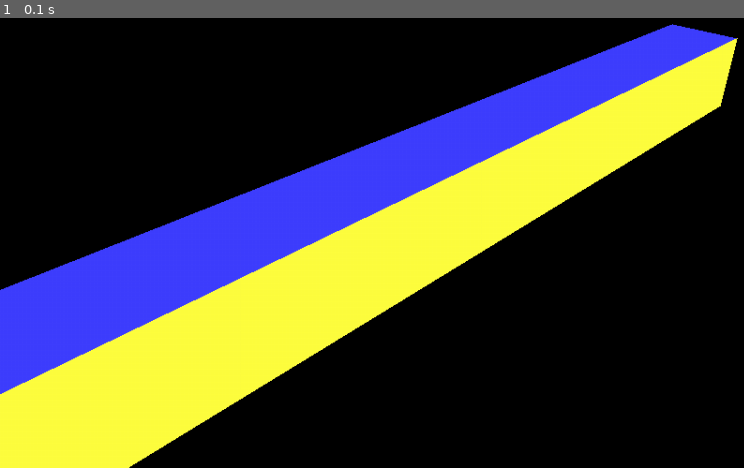
Above: before the commit, frame 1.
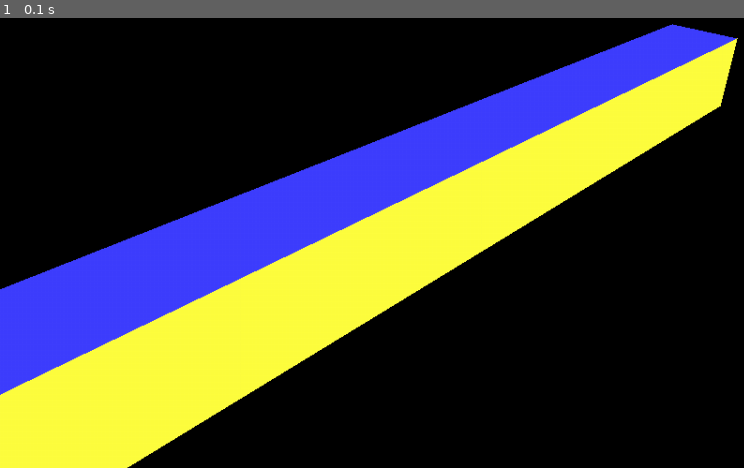
Above: after the commit, the same moment.

Repository: mooinglemur/2RX16
Game: pygame game, started from scripts/pygame-3d-scene.py
The game is run twice, just before and just after one commit, with the same random seed, the same clock (stepped at 60 frames per second) and the same inputs.
Inputs:
- Up to frame 1 (0.1 s): no input

The runs differ from the first frame. In frame 1, 0.6% of the frame differs, in the area x 0-99%, y 4-100%.

Commit message:
cleanup and clipping against one side of the screen

Diff:
--- a/scripts/pygame-3d-scene.py
+++ b/scripts/pygame-3d-scene.py
@@ -417,43 +417,130 @@
             y_proj = new_y * scale + center_offset[1]
             z_proj = new_z * scale
 
-            projected_vertices.append((round(x_proj), round(y_proj)))
+            # Note: we also flip the y here!
+            projected_vertices.append((round(x_proj), screen_height - round(y_proj)))
 
         projected_object['vertices'] = projected_vertices
 
         projected_objects[current_object_name] = projected_object
 
     return projected_objects
+
+LEFT_EDGE_X = 0
+RIGHT_EDGE_X = 320
+TOP_EDGE_Y = 0
+BOTTOM_EDGE_Y = 200
+
+def is_2d_vertex_inside_edge(vertex, edge_name):
+
+    x = vertex[0]
+    y = vertex[1]
+
+    vertex_is_inside = True
+
+    if edge_name == 'LEFT':
+        if x < LEFT_EDGE_X:
+            vertex_is_inside = False
+    elif edge_name == 'RIGHT':
+        if x >= RIGHT_EDGE_X:
+            vertex_is_inside = False
+    elif edge_name == 'TOP':
+        if y < TOP_EDGE_Y:
+            vertex_is_inside = False
+    elif edge_name == 'BOTTOM':
+        if y >= BOTTOM_EDGE_Y:
+            vertex_is_inside = False
+
+    return vertex_is_inside
+
+
+def clip_2d_vertex_against_edge(inside_vertex, outside_vertex, edge_name):
+
+    if edge_name == 'LEFT':
+        percentage_to_keep = (inside_vertex[0] - LEFT_EDGE_X) / (inside_vertex[0] - outside_vertex[0])
+        y_clipped = inside_vertex[1] + (outside_vertex[1] - inside_vertex[1]) * percentage_to_keep
+        clipped_vertex = (LEFT_EDGE_X, y_clipped)
+    elif edge_name == 'RIGHT':
+# FIXME: should we do -1 here too?
+        percentage_to_keep = (RIGHT_EDGE_X - inside_vertex[0]) / (outside_vertex[0] - inside_vertex[0])
+        y_clipped = inside_vertex[1] + (outside_vertex[1] - inside_vertex[1]) * percentage_to_keep
+        clipped_vertex = (RIGHT_EDGE_X-1, y_clipped)
+    elif edge_name == 'TOP':
+        percentage_to_keep = (inside_vertex[1] - TOP_EDGE_Y) / (inside_vertex[1] - outside_vertex[1])
+        x_clipped = inside_vertex[0] + (outside_vertex[0] - inside_vertex[0]) * percentage_to_keep
+        clipped_vertex = (x_clipped, TOP_EDGE_Y)
+    elif edge_name == 'BOTTOM':
+# FIXME: should we do -1 here too?
+        percentage_to_keep = (BOTTOM_EDGE_Y - inside_vertex[1]) / (outside_vertex[1] - inside_vertex[1])
+        x_clipped = inside_vertex[0] + (outside_vertex[0] - inside_vertex[0]) * percentage_to_keep
+        clipped_vertex = (x_clipped, BOTTOM_EDGE_Y-1)
+
+    return clipped_vertex
+
 
 def clip_face_against_edge(non_clipped_face, non_clipped_vertices, edge_name):
     clipped_faces = []
     clipped_vertices = []
 
-    # FIXME: add logic checking against an EDGE! 0, 1 or 2 edges as output!
-    # FIXME: add logic checking against an EDGE! 0, 1 or 2 edges as output!
-    # FIXME: add logic checking against an EDGE! 0, 1 or 2 edges as output!
-
-    # FIXME: use edge_name!
-    # FIXME: use edge_name!
-    # FIXME: use edge_name!
-
-    new_clipped_face = copy.deepcopy(non_clipped_face)
-    new_clipped_face['vertex_indices'] = []
-    current_vertex_index = 0
-    for vertex_index in non_clipped_face['vertex_indices']:
-        non_clipped_vertex = non_clipped_vertices[vertex_index]
-
-        clipped_vertex = copy.deepcopy(non_clipped_vertex)
-
-        # FIXME: we need to adjust this vertex!
-
-        clipped_vertices.append(clipped_vertex)
-
-        new_clipped_face['vertex_indices'].append(current_vertex_index)
-        current_vertex_index += 1
-
-    # FIXME: we might need to add 0, 1 or 2!
-    clipped_faces.append(new_clipped_face)
+    # We need to check which of these vertices are INSIDE and OUTSIDE of the plane/edge we are clipping against
+
+    inside_vertices = []
+    outside_vertices = []
+    for vertex_index in range(3):
+        non_clipped_vertex = non_clipped_vertices[non_clipped_face['vertex_indices'][vertex_index]]
+
+        vertex_is_inside = is_2d_vertex_inside_edge(non_clipped_vertex, edge_name)
+
+        if vertex_is_inside:
+            # Since this is an inside vertex, there is no need to clip it, so we just copy it
+            inside_vertices.append(copy.deepcopy(non_clipped_vertex))
+        else:
+            # We clip the 2d vertex against the edge
+            outside_vertices.append(non_clipped_vertex)
+
+
+    if (len(inside_vertices) == 0):
+        # The triangle is completely outside the edge, we dont add it
+        pass
+    elif (len(inside_vertices) == 3):
+        # The triangle is completely inside the edge, we add it as-is
+        clipped_vertices += inside_vertices
+        clipped_face = copy.deepcopy(non_clipped_face)
+        clipped_face['vertex_indices'] = [0,1,2]
+        clipped_faces.append(clipped_face)
+    elif (len(inside_vertices) == 1):
+        # Out triangle gets shorter, so we return one smaller triangle
+        clipped_vertices.append(inside_vertices[0])
+        clipped_vertex_0 = clip_2d_vertex_against_edge(inside_vertices[0], outside_vertices[0], edge_name)
+        clipped_vertices.append(clipped_vertex_0)
+        clipped_vertex_1 = clip_2d_vertex_against_edge(inside_vertices[0], outside_vertices[1], edge_name)
+        clipped_vertices.append(clipped_vertex_1)
+        clipped_face = copy.deepcopy(non_clipped_face)
+# FIXME: we are NOT keeping the CORRECT ORDER of the vertices here!
+        clipped_face['vertex_indices'] = [0,1,2]
+        clipped_faces.append(clipped_face)
+    elif (len(inside_vertices) == 2):
+        # We have a quad we have to split into two triangles
+
+        # First triangle
+        clipped_vertices.append(inside_vertices[0])
+        clipped_vertex_1 = clip_2d_vertex_against_edge(inside_vertices[1], outside_vertices[0], edge_name)
+        clipped_vertices.append(clipped_vertex_1)
+        clipped_vertices.append(inside_vertices[1])
+
+        clipped_face = copy.deepcopy(non_clipped_face)
+# FIXME: we are NOT keeping the CORRECT ORDER of the vertices here!
+        clipped_face['vertex_indices'] = [0,1,2]
+        clipped_faces.append(clipped_face)
+
+        # Second triangle
+        clipped_vertex_0 = clip_2d_vertex_against_edge(inside_vertices[0], outside_vertices[0], edge_name)
+        clipped_vertices.append(clipped_vertex_0)
+
+        clipped_face = copy.deepcopy(non_clipped_face)
+# FIXME: we are NOT keeping the CORRECT ORDER of the vertices here!
+        clipped_face['vertex_indices'] = [0,3,1]
+        clipped_faces.append(clipped_face)
 
     return (clipped_faces, clipped_vertices)
 
@@ -471,25 +558,17 @@
 
         non_clipped_vertices = projected_object['vertices']
 
-# FIXME: maybe we should work with clipped EDGES first? -> these get replaced ONCE
-#        replaced_edges_by_vertex_indices = {}
-# FIDME: whenever you want to replace an edge, (by replacing one of the vertexes) you first check if its already in this list?
+        # FIXME: maybe we should work with clipped EDGES first? -> these get replaced ONCE
+        # replaced_edges_by_vertex_indices = {}
+        # FIDME: whenever you want to replace an edge, (by replacing one of the vertexes) you first check if its already in this list?
 
         # We determine -for each face in the object- whether it should be clipped against the edges of the screen
         for non_clipped_face in projected_object['faces']:
-# FIXME: REMOVE!
-            #non_clipped_face_vertex_indices = non_clipped_face['vertex_indices']
-
-# FIXME: REMOVE!
-            #vertex1 = view_vertices[non_clipped_face_vertex_indices[0]]
-            #vertex2 = view_vertices[non_clipped_face_vertex_indices[1]]
-            #vertex3 = view_vertices[non_clipped_face_vertex_indices[2]]
-
-# FIXME: we create many *DUPLICATE* vertices using this technique! Is there a SMARTER way?
+
+            # FIXME: we create many *DUPLICATE* vertices using this technique! Is there a SMARTER way?
 
 # FIXME: iterate over LEFT/TOP/RIGHT/BOTTOM edge!
-            edge_name = 'LEFT'
-            (clipped_faces, clipped_vertices) = clip_face_against_edge(non_clipped_face, non_clipped_vertices, edge_name)
+            (clipped_faces, clipped_vertices) = clip_face_against_edge(non_clipped_face, non_clipped_vertices, 'LEFT')
 
             old_nr_of_vertices = len(camera_clipped_projected_object['vertices'])
             camera_clipped_projected_object['vertices'] += clipped_vertices
@@ -504,10 +583,10 @@
                 camera_clipped_projected_object['faces'].append(clipped_face)
 
 
-        print(projected_object['faces'])
+        #print(projected_object['faces'])
         print(projected_object['vertices'])
         print()
-        print(camera_clipped_projected_object['faces'])
+        #print(camera_clipped_projected_object['faces'])
         print(camera_clipped_projected_object['vertices'])
 
         # FIXME: iterate over all SCREEN EDGE and feed it the NEW list each time!
@@ -532,93 +611,34 @@
 
 def light_draw_and_export(projected_vertices, faces):
 
-# FIXME: remove!
-    #def face_sorter(item):
-    #    return zees[item['vertex_indices'][0]]+zees[item['vertex_indices'][1]]+zees[item['vertex_indices'][2]]
-
     def face_sorter(item):
         return item['sum_of_z']
 
     def y_sorter(item):
-        return y_flipped_projected_vertices[item][1]
-
-    tris_seen = False
-
-    y_flipped_projected_vertices = []
-
-# FIXME: should we reverse here?
+        return projected_vertices[item][1]
+
+    # The vertices are scaled up for the pygame screen
+    scaled_up_vertices = []
+    for projected_vertex in projected_vertices:
+        scaled_up_vertex = [
+            projected_vertex[0]*3,
+            projected_vertex[1]*3,
+        ]
+        scaled_up_vertices.append(scaled_up_vertex)
+
     sorted_faces = sorted(faces, key=face_sorter, reverse=True)
 
-    visible_faces = []
-    visible_polys = []
-
     for face in sorted_faces:
-        face_vertex_indices = face['vertex_indices'] + [face['vertex_indices'][0]]
-        fc = Polygon([projected_vertices[i] for i in face_vertex_indices])
-        covers = False
-
-        if len(visible_faces) > 0:
-            u = visible_polys[0]
-            for p in visible_polys[1:]:
-                u = u.union(p)
-            if u.contains(fc):
-                covers = True
-
-        if not covers:
-            visible_faces.append(face)
-            visible_polys.append(fc)
-
-# FIXME: should we reverse here?
-    sorted_visible_faces = sorted(visible_faces, key=face_sorter, reverse=False)
-
-    for face in sorted_visible_faces:
-
-        # find angle relative to Z axis
-        '''
-# FIXME: clean this up!
-        vert1 = np.array([unscaled_rotated_vertices[face['vertex_indices'][0]][0],unscaled_rotated_vertices[face['vertex_indices'][0]][1],unscaled_rotated_vertices[face['vertex_indices'][0]][2]])
-        vert2 = np.array([unscaled_rotated_vertices[face['vertex_indices'][1]][0],unscaled_rotated_vertices[face['vertex_indices'][1]][1],unscaled_rotated_vertices[face['vertex_indices'][1]][2]])
-        vert3 = np.array([unscaled_rotated_vertices[face['vertex_indices'][2]][0],unscaled_rotated_vertices[face['vertex_indices'][2]][1],unscaled_rotated_vertices[face['vertex_indices'][2]][2]])
-
-        edge1 = vert2 - vert1
-        edge2 = vert3 - vert1
-
-        normal = np.cross(edge1, edge2)
-
-        lightsource = np.array([100, -100, -100])
-
-        dot_product = np.dot(normal, lightsource)
-
-        angle_rad = np.arccos(dot_product / (np.linalg.norm(normal) * np.linalg.norm(lightsource)))
-
-        angle_deg = np.degrees(angle_rad)
-        if angle_deg >= 89.9:
-            angle_deg = 89.9
-
-        print(f"Angle relative to the light source: {angle_deg} degrees")
-
-# FIXME!        color_idx = (face['color_index'] % 2) + (2*int(angle_deg/15))
-        '''
-
+
+# FIXME: do the light calculation earlier in the pipeline!
         color_idx = face['color_index']
         color_idx_out = color_idx + 1
         color_idx_out += 16*color_idx_out
 
+        # We add the first vertex at the end, since pygame wants polygon to draw back to the beginning point
         face_vertex_indices = face['vertex_indices'] + [face['vertex_indices'][0]]
 
-        # The vertices are y-flipped and scaled up for the screen
-        for rotated_vertex in projected_vertices:
-            y_flipped_vertex = [
-                rotated_vertex[0]*3,
-                (screen_height - rotated_vertex[1])*3,
-            ]
-            y_flipped_projected_vertices.append(y_flipped_vertex)
-
-# FIXME!
-        #if (color_idx != 7):
-        #    continue
-
-        pygame.draw.polygon(screen, colors[color_idx], [y_flipped_projected_vertices[i] for i in face_vertex_indices], 0)
+        pygame.draw.polygon(screen, colors[color_idx], [scaled_up_vertices[i] for i in face_vertex_indices], 0)
 
 # FIXME!
         continue
@@ -688,16 +708,13 @@
         face_vertex_indices = face['vertex_indices'] + [face['vertex_indices'][0]]
         sorted_points = sorted(face_vertex_indices, key=y_sorter, reverse=False)
 
-        v0 = list(copy.deepcopy(y_flipped_projected_vertices[sorted_points[0]]))
-        v1 = list(copy.deepcopy(y_flipped_projected_vertices[sorted_points[1]]))
-        v2 = list(copy.deepcopy(y_flipped_projected_vertices[sorted_points[2]]))
+        v0 = list(copy.deepcopy(projected_vertices[sorted_points[0]]))
+        v1 = list(copy.deepcopy(projected_vertices[sorted_points[1]]))
+        v2 = list(copy.deepcopy(projected_vertices[sorted_points[2]]))
 
         if v2[1] < 0:
             print("Fully offscreen")
             continue # fully offscreen
-
-        tris_seen = True
-
 
         if v1[1] <= 0 and v0[1] < 0:
             print(f"v0 {v0[0]} {v0[1]} v1 {v1[0]} {v1[1]}")
@@ -860,6 +877,8 @@
                 f.write(slope2bytes(slope_x1_new)) # 09-0a - new X1 inc
                 f.write(rowcount2.to_bytes(1, 'little')) # 0b row count 1
 
+# FIXME: what should we do here?
+    tris_seen = True
     return tris_seen
 
 
